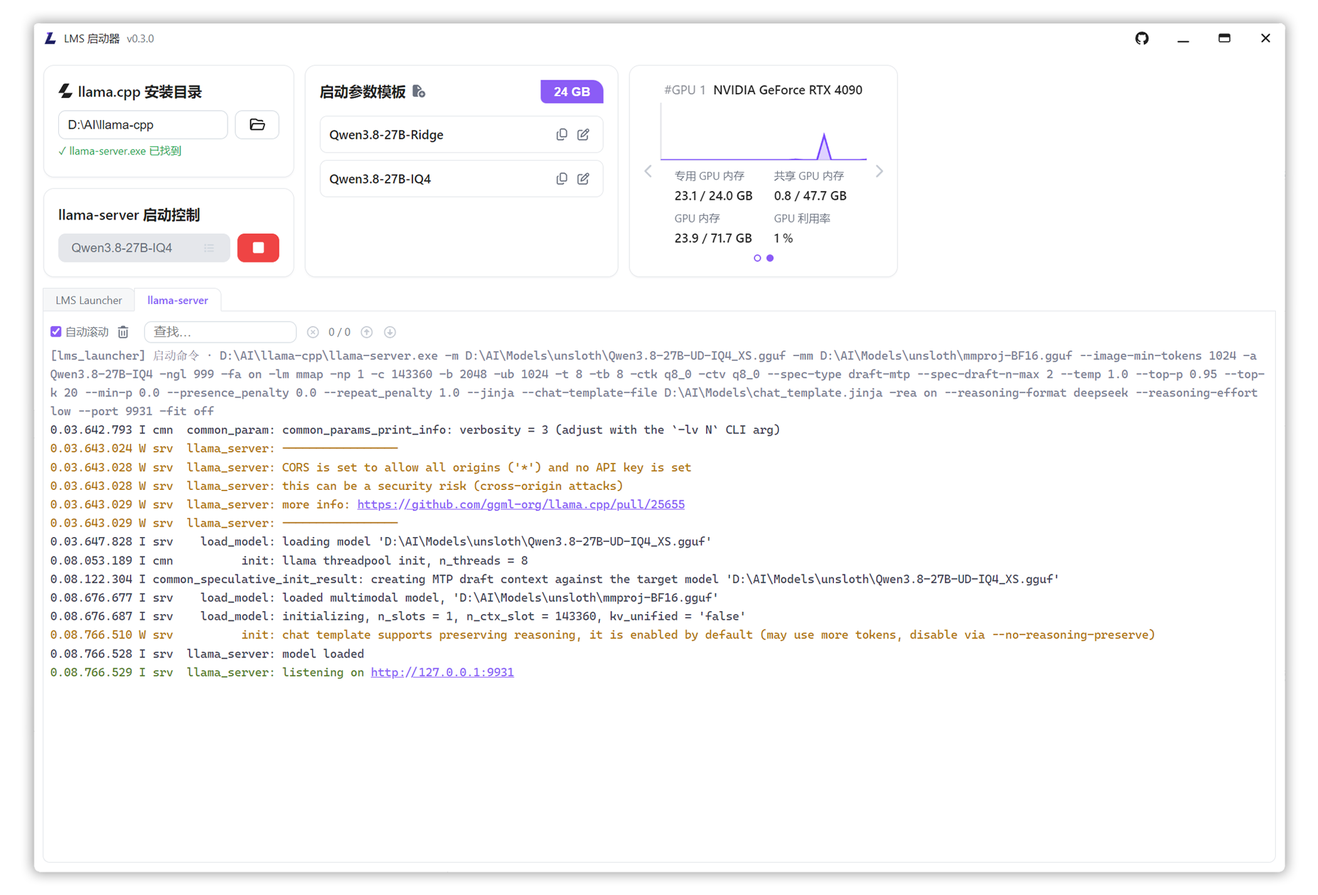
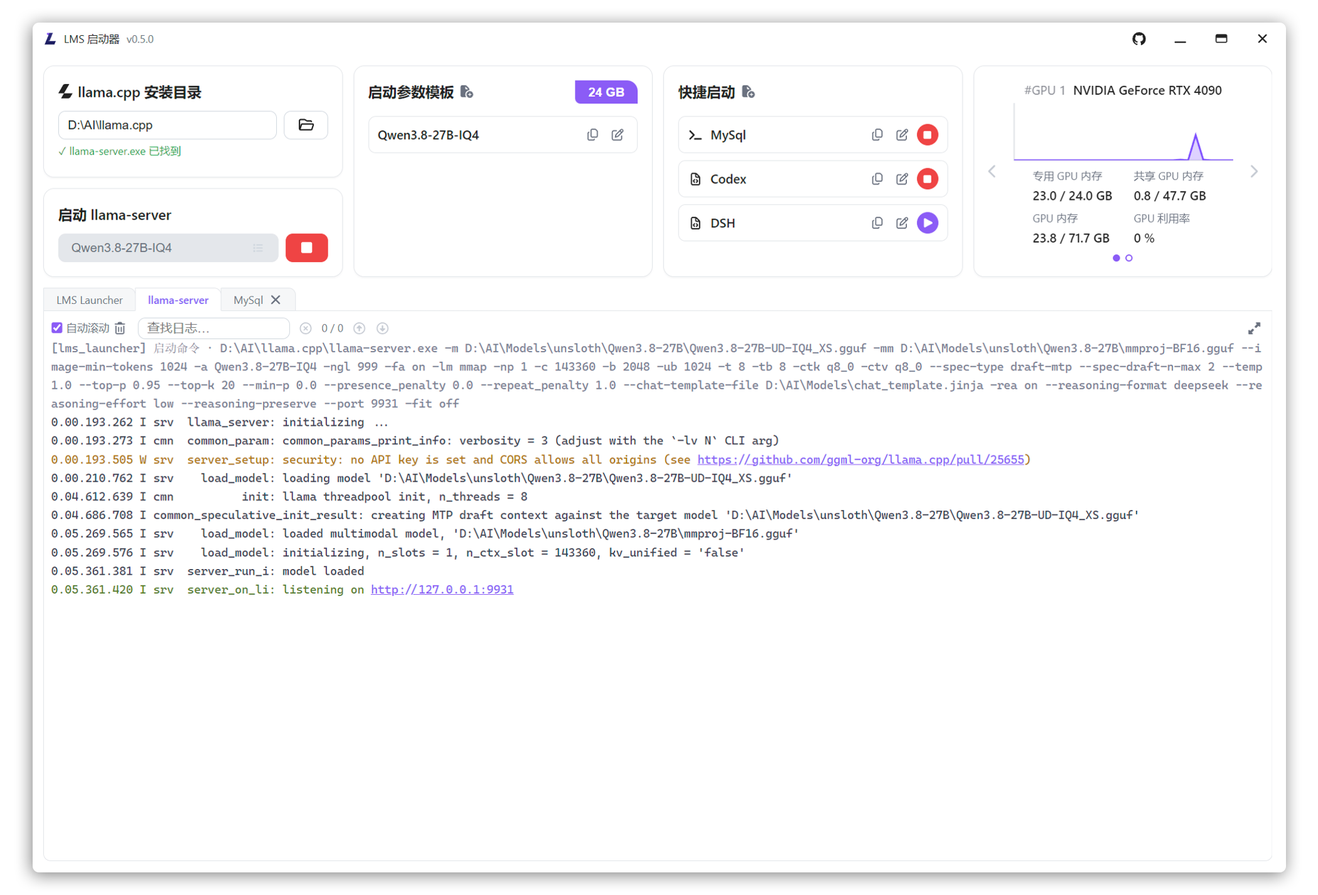
Before/after of a 1318px x 895px layered artwork. What changed in the layer stack:
painted on "图层 1" over [32, 22, 1287, 873]
added layer "Rectangle 1" above "图层 2" over [32, 22, 1287, 873]
